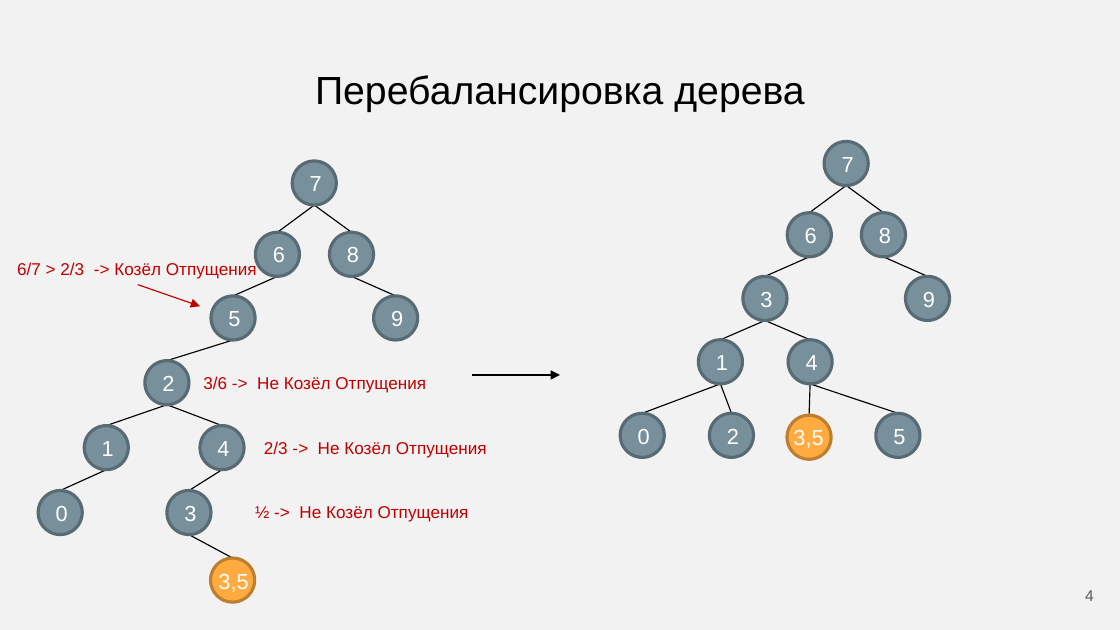
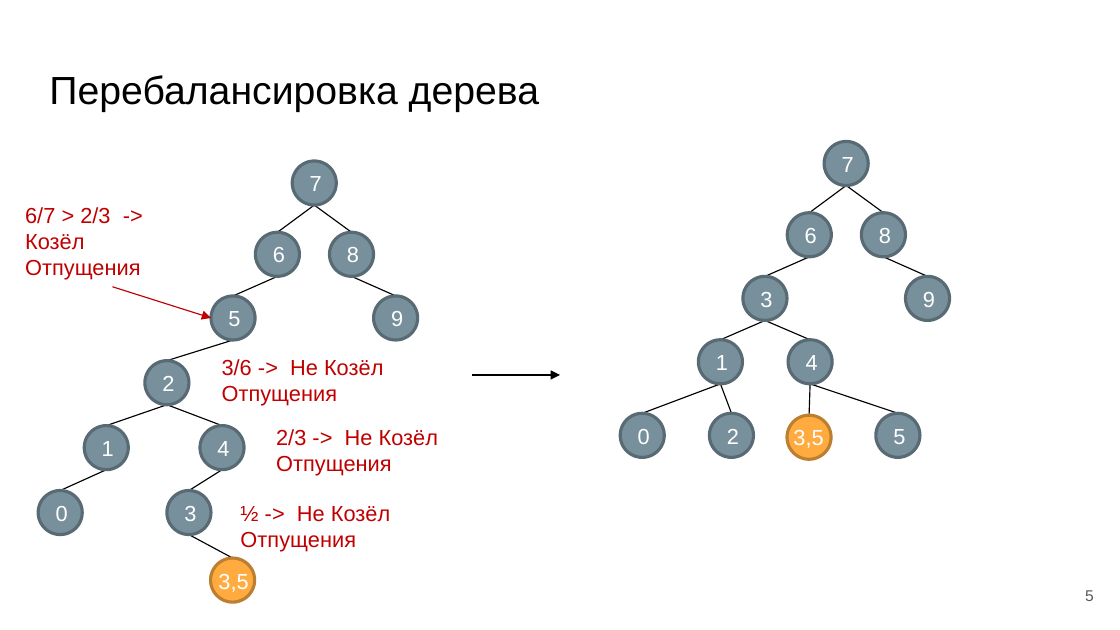
Before and after one commit to Flnchkv/ScapeGoat_Three, a slide deck: slide 5 of ScapeGoat Three.pptx (slide 4 before the commit). Drawn at 1120x630 pixels with LibreOffice and Linux fonts; fonts in the diff are those of the drawing. Boxes give left, top, right and bottom in pixels: in the first picture for what was removed or moved away, otherwise in the second. Text is boxed around its words. In the diff, an @@ line names an element or a change of style, - is before the commit and + after.

```diff
--- a/ScapeGoat Three.pptx
+++ b/ScapeGoat Three.pptx
@@ background #F2F2F2 to #FFFFFF @@
@@ title "Перебалансировка дерева" at bbox=[49, 75, 539, 112]: alignment centre to left @@
@@ size 11 to 14 pt in 4 elements at bbox=[276, 429, 438, 476], bbox=[222, 359, 383, 406], bbox=[240, 506, 390, 552], bbox=[25, 207, 141, 280] @@
@@ text "6/7 > 2/3 -> Козёл ...": place and size @@
-text "6/7 > 2/3 -> Козёл ..." at bbox=[17, 261, 257, 279]
+text "6/7 > 2/3 -> Козёл ..." at bbox=[25, 207, 141, 280]
@@ arrow moved from (138, 284) - (200, 306) to (112, 287) - (211, 318) @@
@@ text "3/6 -> Не Козёл Отпущения": place and size @@
-text "3/6 -> Не Козёл Отпущения" at bbox=[203, 376, 426, 393]
+text "3/6 -> Не Козёл Отпущения" at bbox=[222, 359, 383, 406]
@@ text "2/3 -> Не Козёл Отпущения": place and size @@
-text "2/3 -> Не Козёл Отпущения" at bbox=[264, 441, 487, 458]
+text "2/3 -> Не Козёл Отпущения" at bbox=[276, 429, 438, 476]
@@ text "½ -> Не Козёл Отпущения": place and size @@
-text "½ -> Не Козёл Отпущения" at bbox=[255, 506, 469, 522]
+text "½ -> Не Козёл Отпущения" at bbox=[240, 506, 390, 552]
@@ page number at bbox=[1085, 590, 1094, 601]: text changed @@
-4
+5
```
Also in this commit, not shown: 8 other slides changed, 4 slides added, 2 other files.
